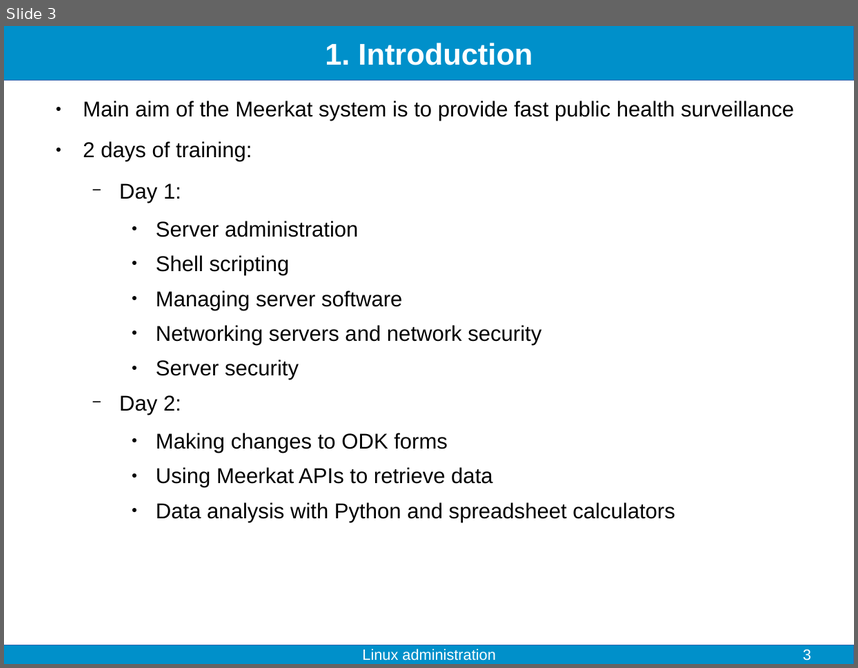
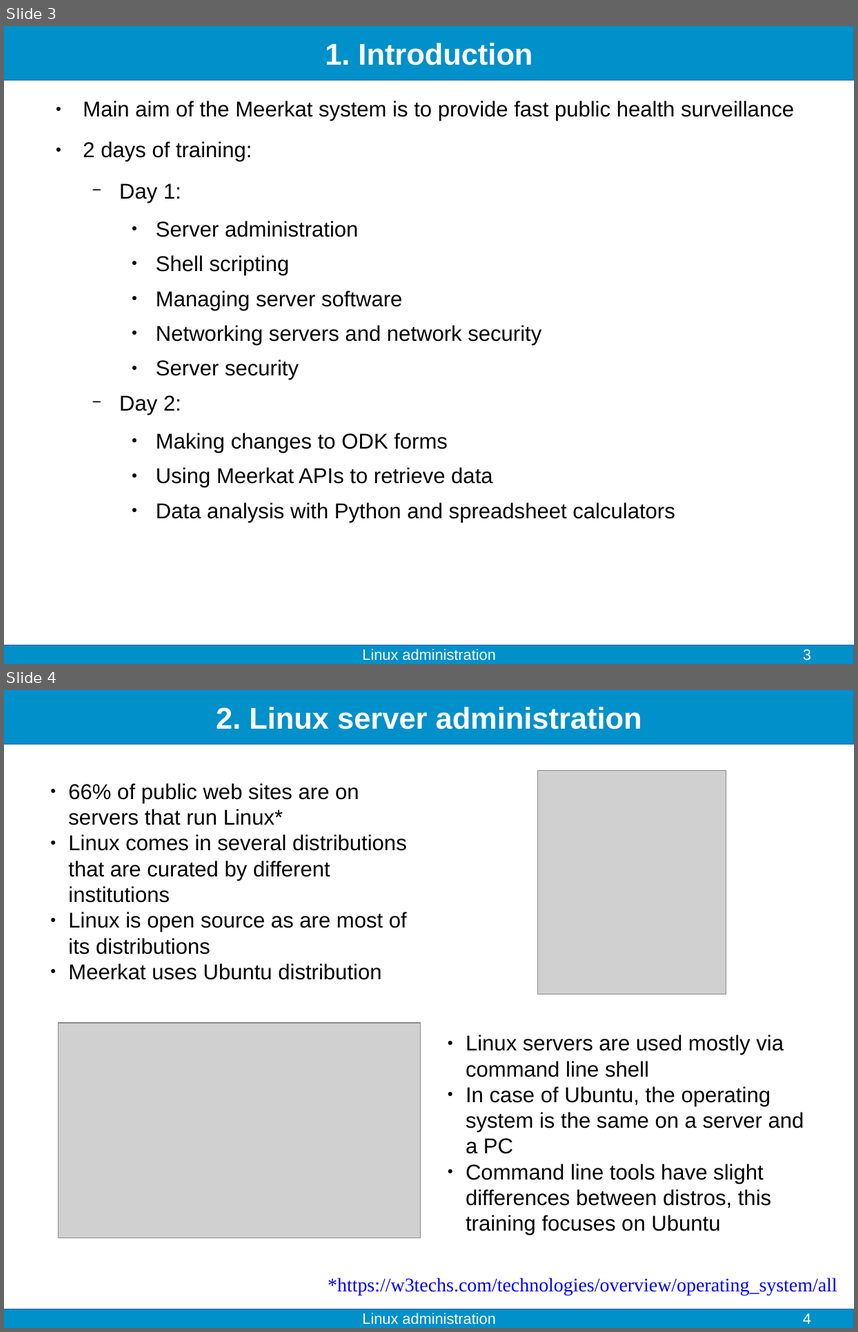
Before and after one commit to fjelltopp/training, a slide deck: linux_administration/linux_administration.odp. Shown one above the other, each under a label of ours: slide 3 before the commit, slides 3 and 4 after it. The pictures are 858x668 and 858x1332 pixels, drawn with LibreOffice and Linux fonts; fonts in the diff are those of the drawing; grey boxes stand for pictures. Boxes give left, top, right and bottom in pixels: in the first picture for what was removed or moved away, otherwise in the second. Text is boxed around its words. In the diff, an @@ line names an element or a change of style, - is before the commit and + after.

```diff
--- a/linux_administration/linux_administration.odp
+++ b/linux_administration/linux_administration.odp
@@ slide 4 added at (4, 690, 854, 1328), background #FFFFFF; not listed: 2 template elements that a slide beside it also shows @@
@@ title added at (216, 707, 642, 729), 28 pt, text #FFFFFF, bold @@
+2. Linux server administration
@@ picture added at (538, 770, 727, 994) @@
@@ subtitle added at (68, 783, 407, 980), 20 pt, text #000000 @@
+● 66% of public web sites are on servers that run Linux*
+● Linux comes in several distributions that are curated by different institutions
+● Linux is open source as are most of its distributions
+● Meerkat uses Ubuntu distribution
@@ picture added at (58, 1023, 421, 1238) @@
@@ text added at (466, 1034, 804, 1235), 20 pt, text #000000 @@
+● Linux servers are used mostly via command line shell
+● In case of Ubuntu, the operating system is the same on a server and a PC
+● Command line tools have slight differences between distros, this training focuses on Ubuntu
@@ text added at (328, 1277, 837, 1295), 18 pt, text #0000FF @@
+*https://w3techs.com/technologies/overview/operating_system/all
@@ text added at (362, 1312, 495, 1324), 14 pt, text #FFFFFF @@
+Linux administration
@@ page number added at (803, 1313, 811, 1323), 14 pt, text #FFFFFF @@
+4
```
Also in this commit, not shown: 1 slide changed, 1 other slide added, 4 other files.
